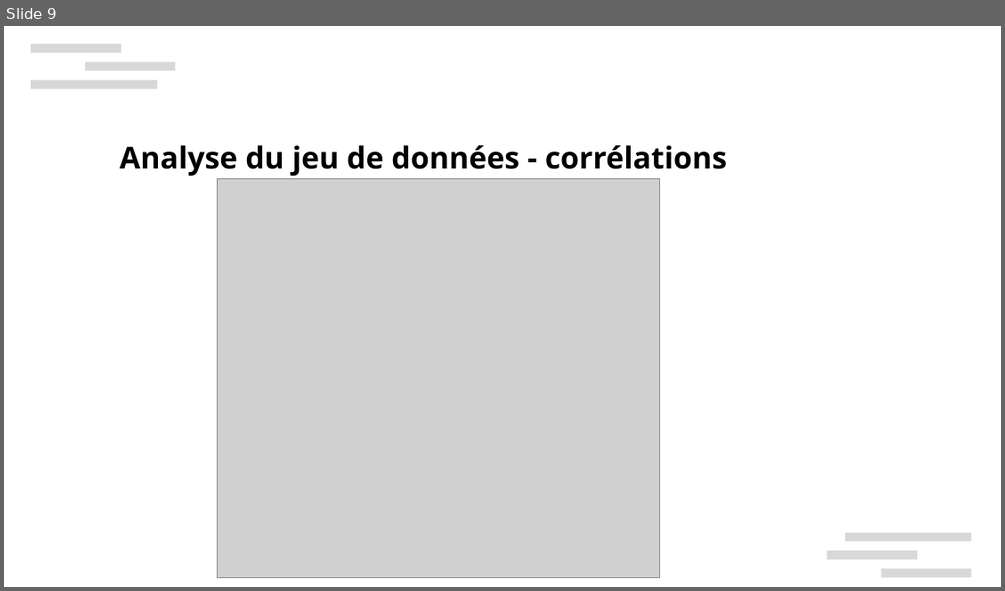
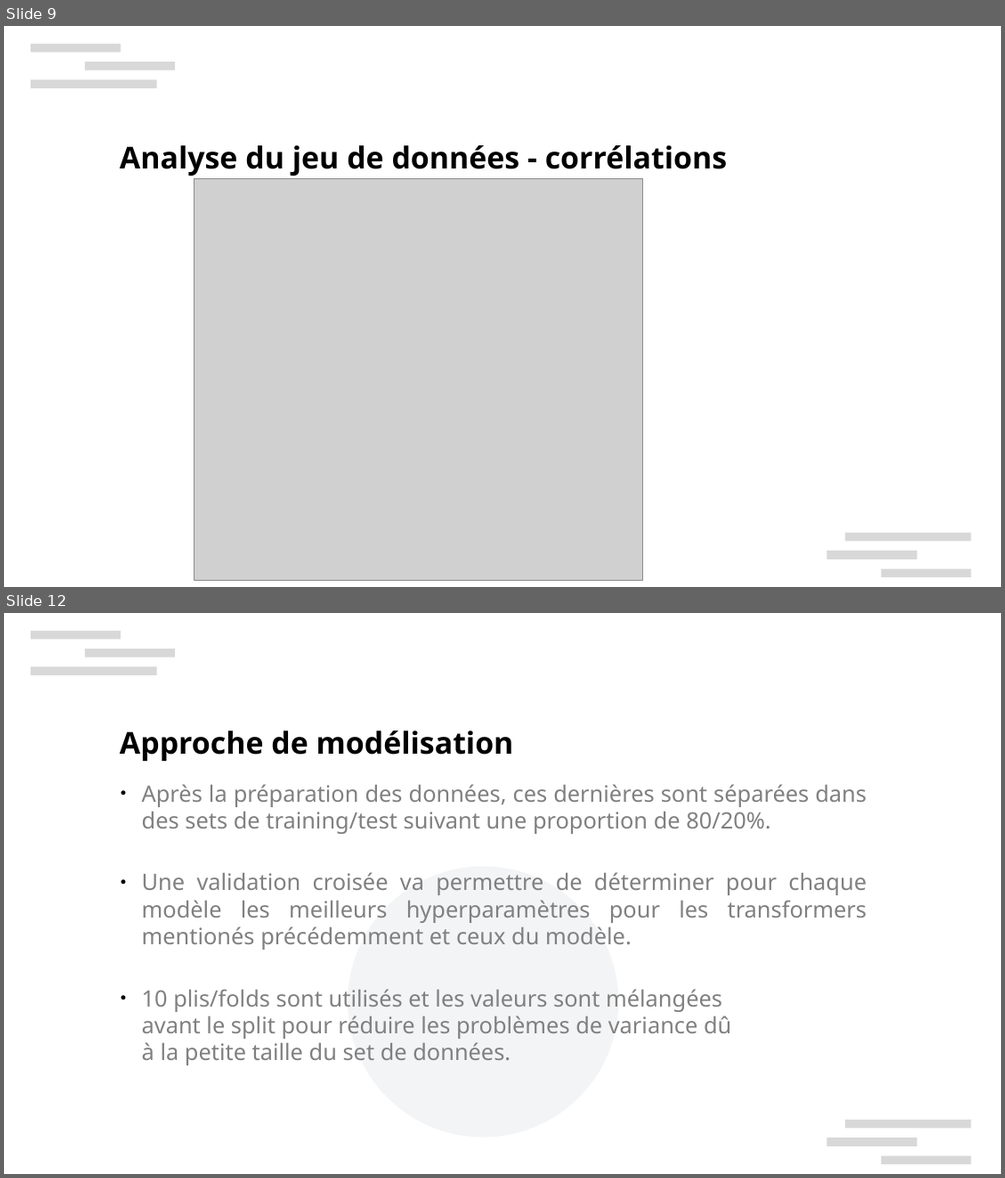
Before and after one commit to xbarrelet/ml-project-3, a slide deck: Barrelet_Xavier_3_presentation_130624.pptx. Shown one above the other, each under a label of ours: slide 9 before the commit, slides 9 and 12 after it; the slides between them are not shown. The pictures are 1005x591 and 1005x1178 pixels, drawn with LibreOffice and Linux fonts; fonts in the diff are those of the drawing; grey boxes stand for pictures; background and template pictures are left out. Boxes give left, top, right and bottom in pixels: in the first picture for what was removed or moved away, otherwise in the second. Text is boxed around its words. In the diff, an @@ line names an element or a change of style, - is before the commit and + after.

```diff
--- a/Barrelet_Xavier_3_presentation_130624.pptx
+++ b/Barrelet_Xavier_3_presentation_130624.pptx
@@ slide 12 added at [4, 613, 1001, 1174], background #FFFFFF; not listed: 6 template elements that a slide beside it also shows @@
@@ text added at [120, 730, 514, 761], 24 pt, text #000000, bold @@
+Approche de modélisation
@@ text added at [142, 784, 867, 1065], 18 pt, text #808080 @@
+● Après la préparation des données, ces dernières sont séparées dans des sets de training/test suivant une proportion de 80/20%.
+● Une validation croisée va permettre de déterminer pour chaque modèle les meilleurs hyperparamètres pour les transformers mentionés précédemment et ceux du modèle.
+● 10 plis/folds sont utilisés et les valeurs sont mélangées
+  avant le split pour réduire les problèmes de variance dû
+  à la petite taille du set de données.
@@ ellipse added at [348, 867, 618, 1136], fill #8D99AE at 10% opacity @@
@@ slide 9 changed as well @@
@@ picture: place and size @@
-picture at [217, 179, 660, 578]
+picture at [194, 179, 643, 580]
```
Also in this commit, not shown: 5 other slides changed, 12 other slides added, 32 slides removed, 6 other files.
